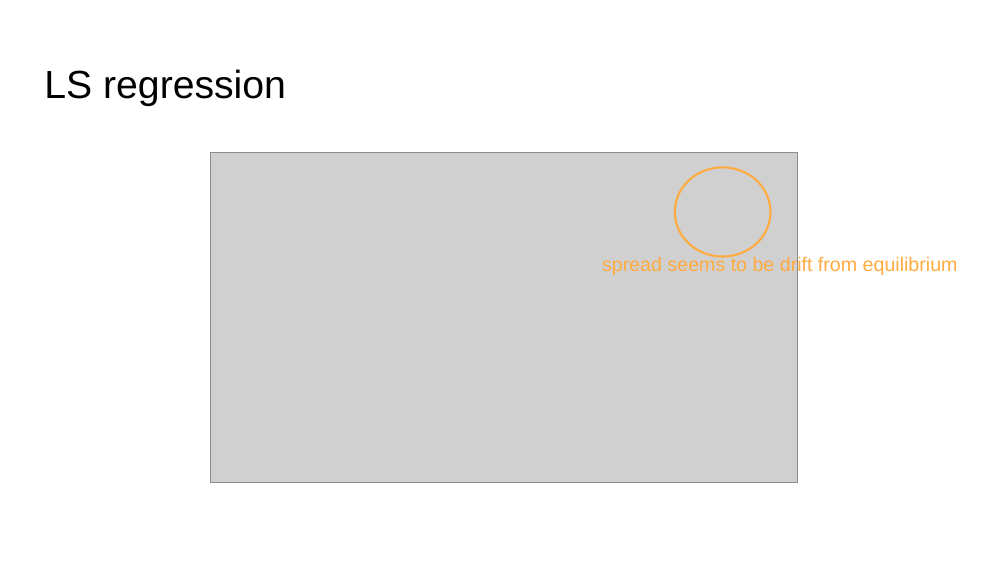
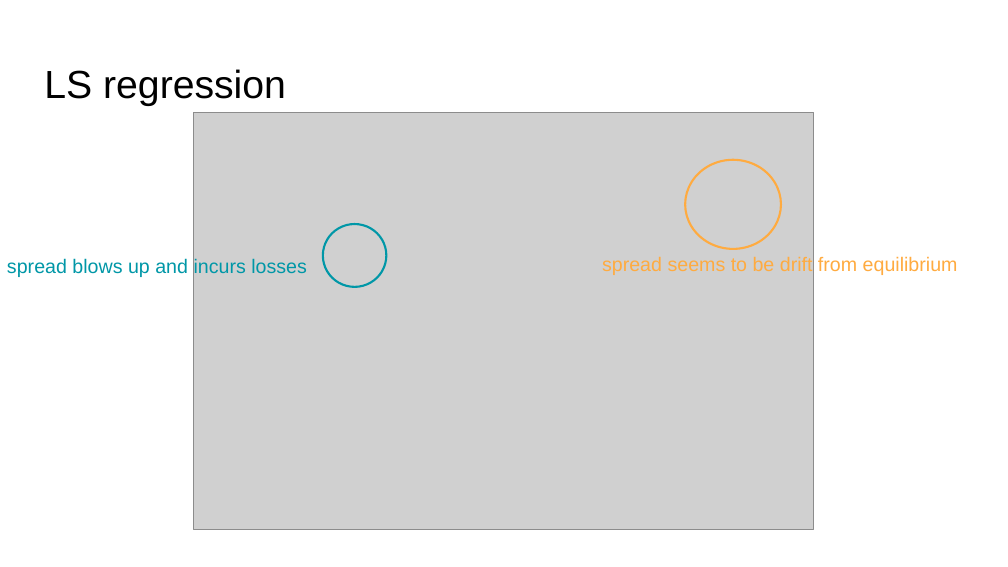
Before and after one commit to thtang/Pair-trading, a slide deck: slide 22 of Pair trading for Currencies.pptx. Drawn at 1008x567 pixels with LibreOffice and Linux fonts; fonts in the diff are those of the drawing; grey boxes stand for pictures. Boxes give left, top, right and bottom in pixels: in the first picture for what was removed or moved away, otherwise in the second. Text is boxed around its words. In the diff, an @@ line names an element or a change of style, - is before the commit and + after.

```diff
--- a/Pair trading for Currencies.pptx
+++ b/Pair trading for Currencies.pptx
@@ picture: place and size @@
-picture at box(211, 152, 797, 483)
+picture at box(194, 112, 814, 529)
@@ ellipse: place and size @@
-ellipse at box(674, 167, 770, 256)
+ellipse at box(685, 160, 781, 249)
@@ ellipse added at box(323, 224, 386, 286), outline #0097A7 1.5 pt @@
@@ text added at box(7, 258, 307, 277), 14 pt, text #0097A7 @@
+spread blows up and incurs losses
```
Also in this commit, not shown: 12 other slides changed, 1 slide removed, 16 other files.
